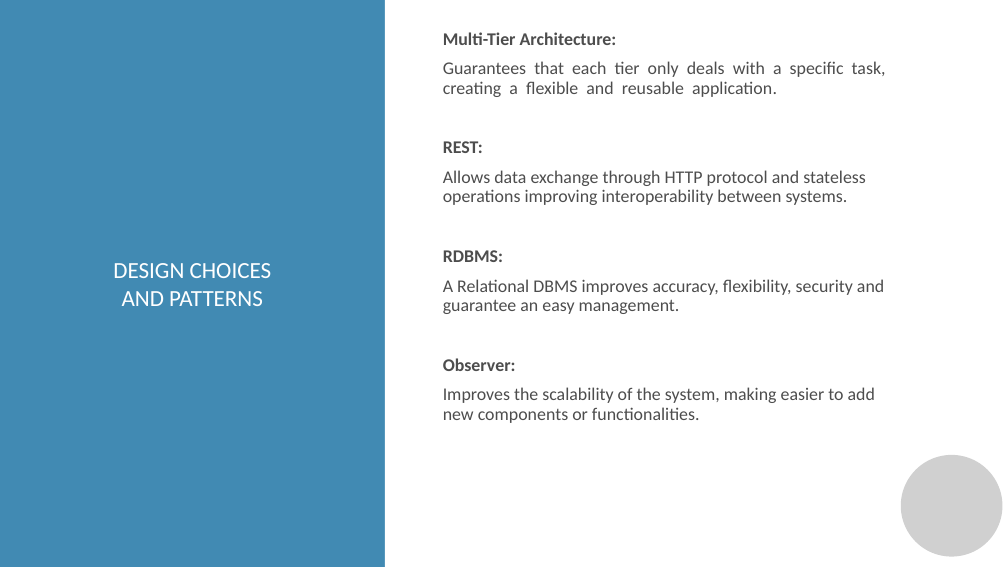
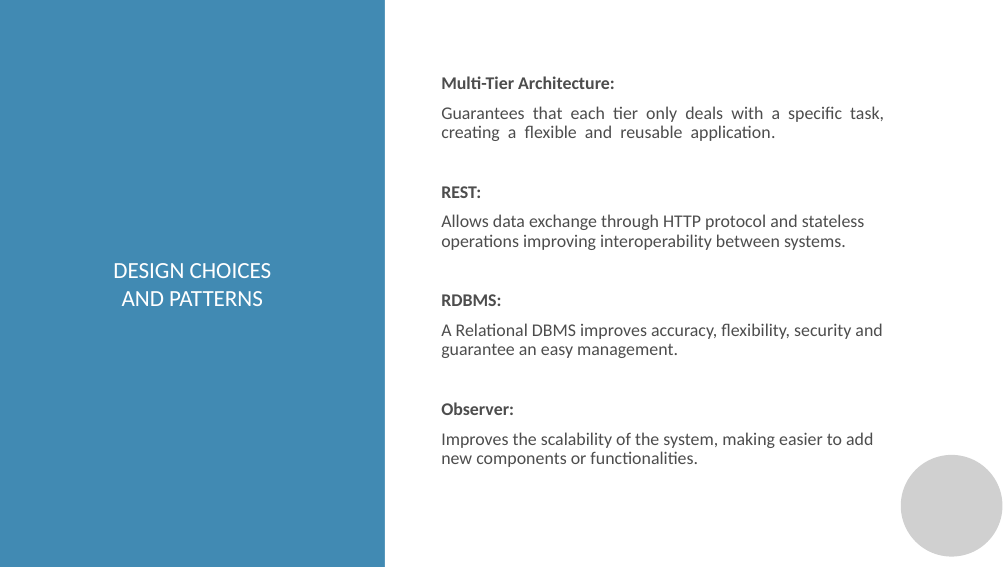
Before and after one commit to manuelsalamino/SoftwareEngineering2-Project, a slide deck: slide 13 of Presentazione standard3.pptx (slide 12 before the commit). Drawn at 1008x567 pixels with LibreOffice and Linux fonts; fonts in the diff are those of the drawing; grey boxes stand for pictures; background and template pictures are left out. Boxes give left, top, right and bottom in pixels: in the first picture for what was removed or moved away, otherwise in the second. Text is boxed around its words. In the diff, an @@ line names an element or a change of style, - is before the commit and + after.

```diff
--- a/Presentazione standard3.pptx
+++ b/Presentazione standard3.pptx
@@ text "Multi-Tier Architecture:": place and size @@
-text "Multi-Tier Architecture:" at [443,61,886,423]
+text "Multi-Tier Architecture:" at [441,106,884,467]
```
Also in this commit, not shown: 4 other slides changed, 4 slides added, 1 slide removed.
